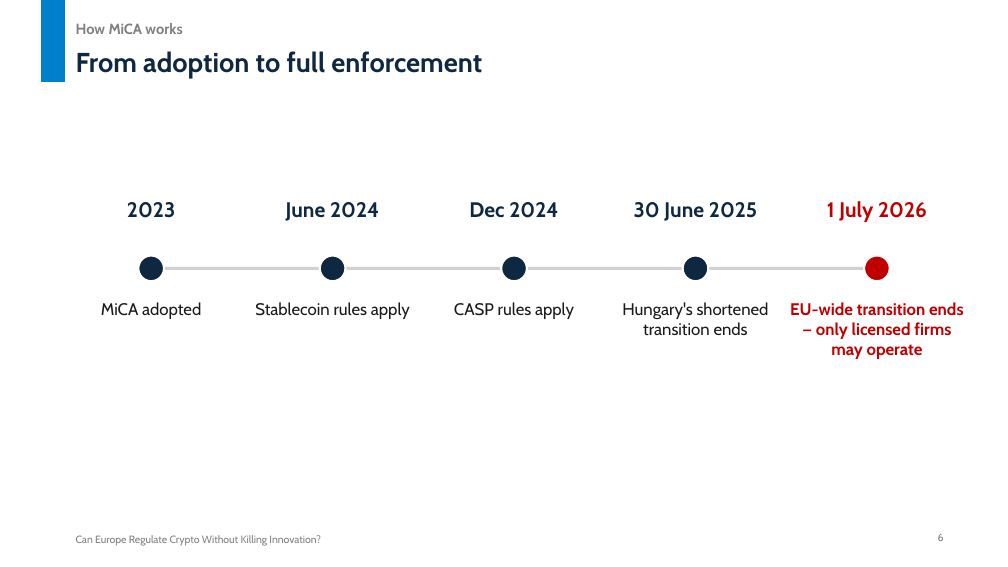
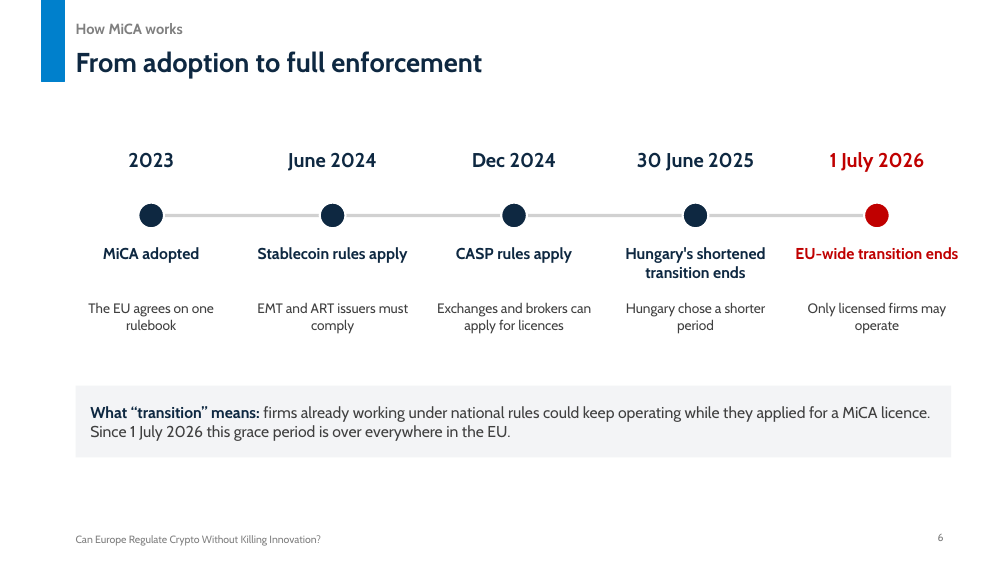
Before and after one commit to untitl333d/-frontend-slides, a slide deck: slide 6 of presentations/mica-seminar/MiCA_Crypto_Regulation_Seminar.pptx. Drawn at 1008x567 pixels with LibreOffice and Linux fonts; fonts in the diff are those of the drawing. Boxes give left, top, right and bottom in pixels: in the first picture for what was removed or moved away, otherwise in the second. Text is boxed around its words. In the diff, an @@ line names an element or a change of style, - is before the commit and + after.

```diff
--- a/presentations/mica-seminar/MiCA_Crypto_Regulation_Seminar.pptx
+++ b/presentations/mica-seminar/MiCA_Crypto_Regulation_Seminar.pptx
@@ 5 texts, 1 line: place and size @@
-5 texts, 1 line at [127, 201, 927, 268]
+5 texts, 1 line at [128, 152, 924, 216]
@@ size 20 to 19 pt in 5 elements at [128, 152, 174, 168], [288, 152, 377, 171], [472, 152, 557, 168], [637, 152, 754, 171], [830, 152, 924, 172] @@
@@ 5 ellipses: place and size @@
-5 ellipses at [138, 256, 890, 281]
+5 ellipses at [138, 203, 890, 228]
@@ text "MiCA adopted": place and size @@
-text "MiCA adopted" at [101, 302, 201, 319]
+text "MiCA adopted" at [103, 247, 199, 263]
@@ text "Stablecoin rules apply": place and size @@
-text "Stablecoin rules apply" at [255, 302, 410, 319]
+text "Stablecoin rules apply" at [258, 247, 407, 263]
@@ size 16 to 15 pt, text colour #1A1A1A to #0E2841, bold on in 4 elements at [103, 247, 199, 263], [625, 247, 766, 278], [258, 247, 407, 263], [456, 247, 572, 263] @@
@@ text "CASP rules apply": place and size @@
-text "CASP rules apply" at [454, 302, 574, 319]
+text "CASP rules apply" at [456, 247, 572, 263]
@@ text "Hungary's shortened transition ends": place and size @@
-text "Hungary's shortened transition ends" at [622, 302, 769, 335]
+text "Hungary's shortened transition ends" at [625, 247, 766, 278]
@@ text added at [795, 247, 958, 259], 15 pt, text #C00000, bold @@
+EU-wide transition ends
@@ text added at [88, 303, 214, 330], 13 pt, text #404040 @@
+The EU agrees on one rulebook
@@ text added at [257, 303, 408, 334], 13 pt, text #404040 @@
+EMT and ART issuers must comply
@@ text added at [437, 303, 591, 334], 13 pt, text #404040 @@
+Exchanges and brokers can apply for licences
@@ text added at [626, 302, 766, 334], 13 pt, text #404040 @@
+Hungary chose a shorter period
@@ text at [808, 302, 946, 334]: text changed; size 16 to 13 pt; text colour #C00000 to #404040; bold off @@
-EU-wide transition ends — only licensed firms may operate
+Only licensed firms may operate
@@ rectangle added at [76, 386, 951, 457], fill #F3F4F6, 15 pt, text #404040 @@
+What “transition” means: firms already working under national rules could keep operating while they applied for a MiCA licence. Since 1 July 2026 this grace period is over everywhere in the EU.
```
Also in this commit, not shown: 13 other slides changed, 1 other file.
